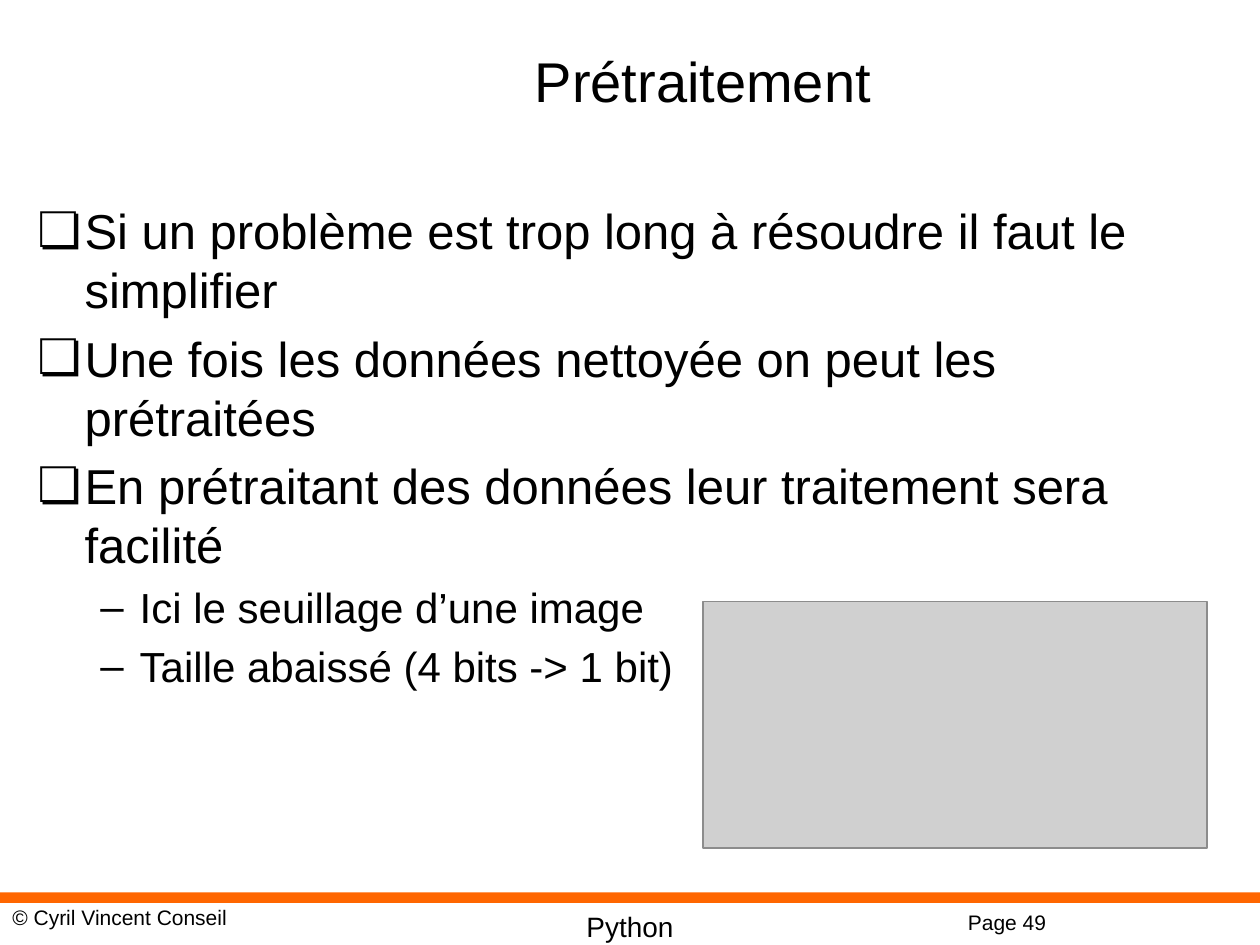
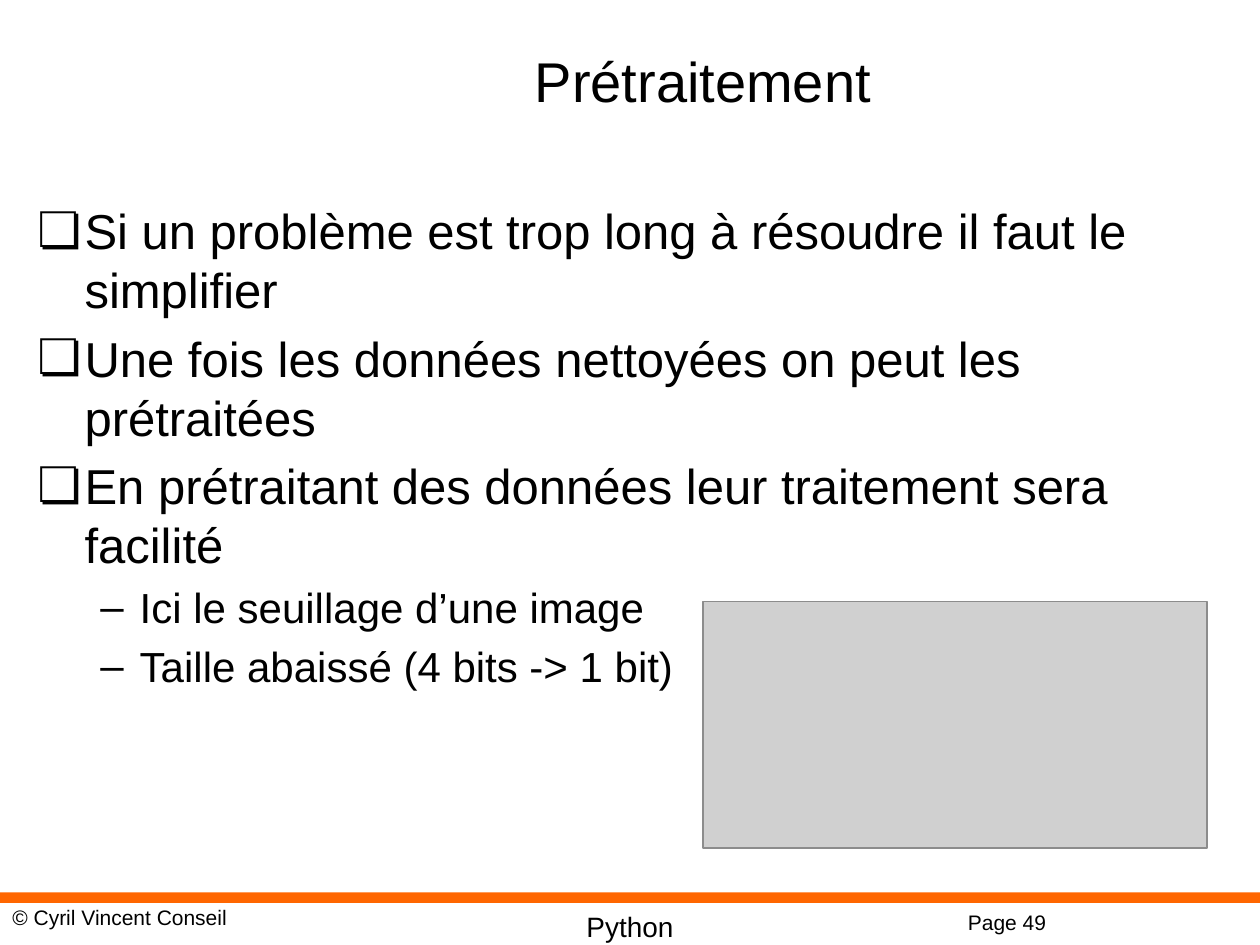
Before and after one commit to cyrilvincent/AI, a slide deck: slide 49 of MachineLearning11-MachineLearning.pptx. Drawn at 1260x945 pixels with LibreOffice and Linux fonts; fonts in the diff are those of the drawing; grey boxes stand for pictures; background and template pictures are left out. Boxes give left, top, right and bottom in pixels: in the first picture for what was removed or moved away, otherwise in the second. Text is boxed around its words. In the diff, an @@ line names an element or a change of style, - is before the commit and + after.

```diff
--- a/MachineLearning11-MachineLearning.pptx
+++ b/MachineLearning11-MachineLearning.pptx
@@ text at (x1=85, y1=341, x2=1021, y2=446): text changed @@
-❏ Une fois les données nettoyée on peut les prétraitées
+❏ Une fois les données nettoyées on peut les prétraitées
```
Also in this commit, not shown: 14 other files.
